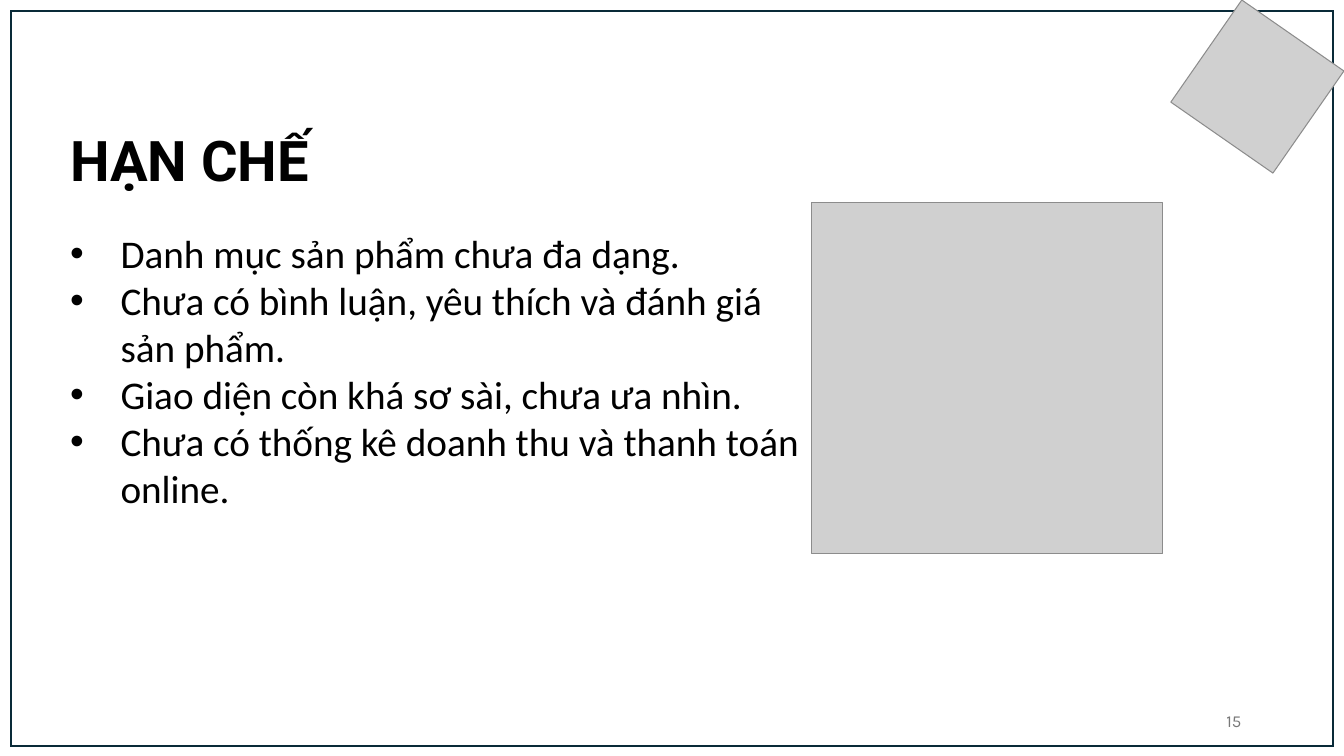
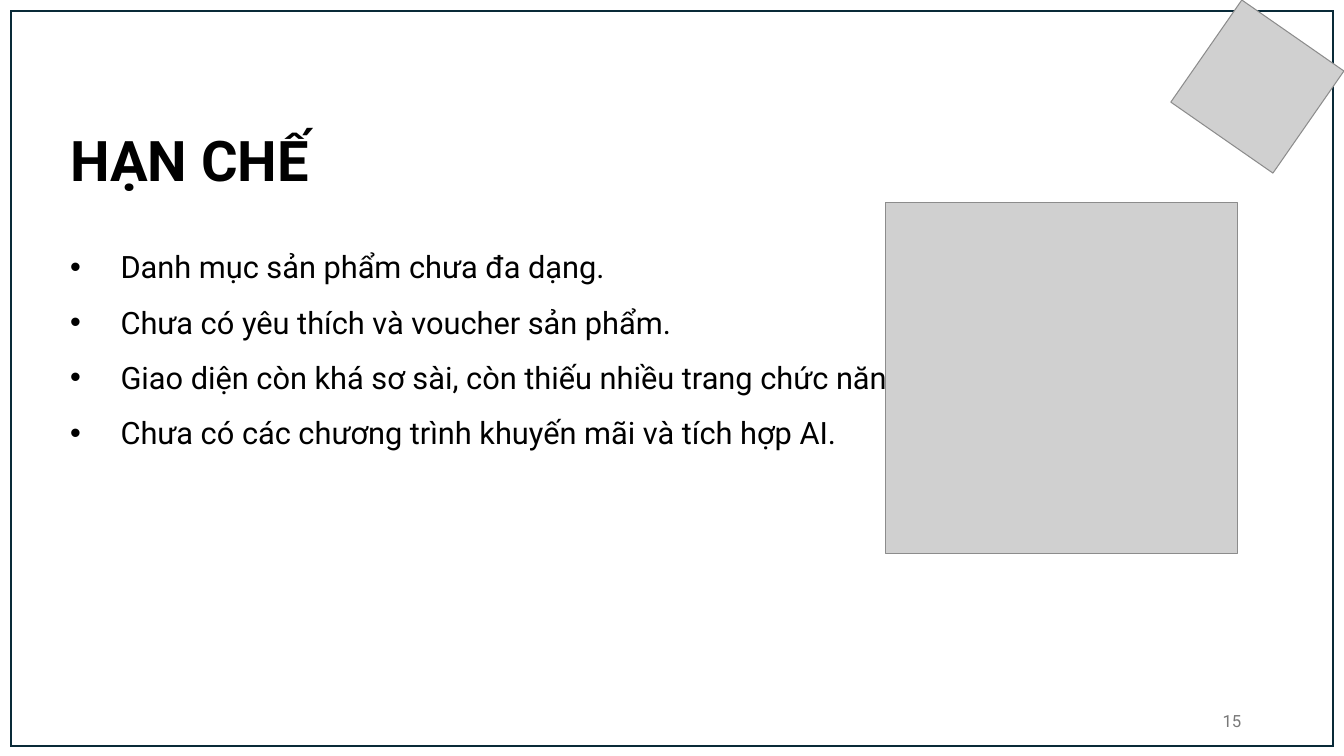
Before and after one commit to nguyenhoangnhan2102/tn-da21tta-110121071-nguyenhoangnhan-bandienthoai, a slide deck: slide 15 of docs/Chuyên ngành - Nguyễn Hoàng Nhân - DA21TTA - 110121071.pptx. Drawn at 1344x756 pixels with LibreOffice and Linux fonts; fonts in the diff are those of the drawing; grey boxes stand for pictures. Boxes give left, top, right and bottom in pixels: in the first picture for what was removed or moved away, otherwise in the second. Text is boxed around its words. In the diff, an @@ line names an element or a change of style, - is before the commit and + after.

```diff
--- a/docs/Chuyên ngành - Nguyễn Hoàng Nhân - DA21TTA - 110121071.pptx
+++ b/docs/Chuyên ngành - Nguyễn Hoàng Nhân - DA21TTA - 110121071.pptx
@@ picture: place and size @@
-picture at [812,203,1164,555]
+picture at [886,203,1238,555]
@@ text at [121,252,604,285]: size 28 to 22 pt, font Calibri to Roboto in "Danh mục sản phẩm chưa đa dạng."; line spacing 1 to 1.5 @@
@@ text at [121,308,912,451]: text changed; size 28 to 22 pt; font Calibri to Roboto @@
-• Chưa có bình luận, yêu thích và đánh giá sản phẩm.
-• Giao diện còn khá sơ sài, chưa ưa nhìn.
-• Chưa có thống kê doanh thu và thanh toán online.
+• Chưa có yêu thích và voucher sản phẩm.
+• Giao diện còn khá sơ sài, còn thiếu nhiều trang chức năng.
+• Chưa có các chương trình khuyến mãi và tích hợp AI.
@@ page number at [1223,715,1242,727]: font Karla to Roboto @@
```
Also in this commit, not shown: 9 other slides changed, 1 slide added, 1 slide removed.
